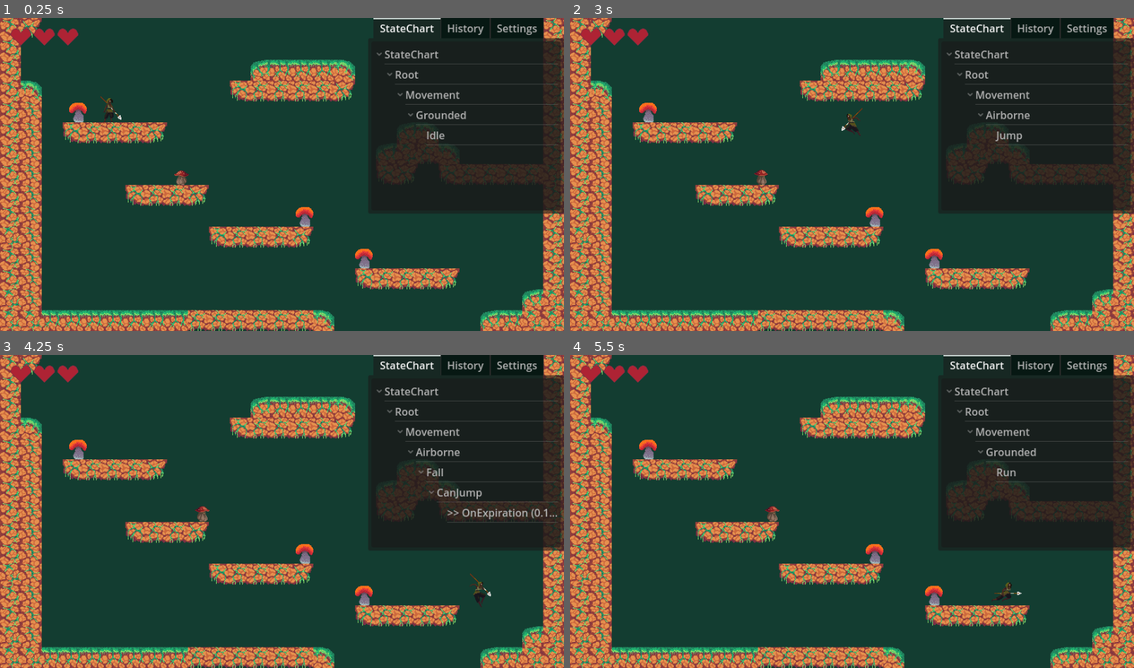
Above: before the commit, frames 1-4 (two rows, left to right).
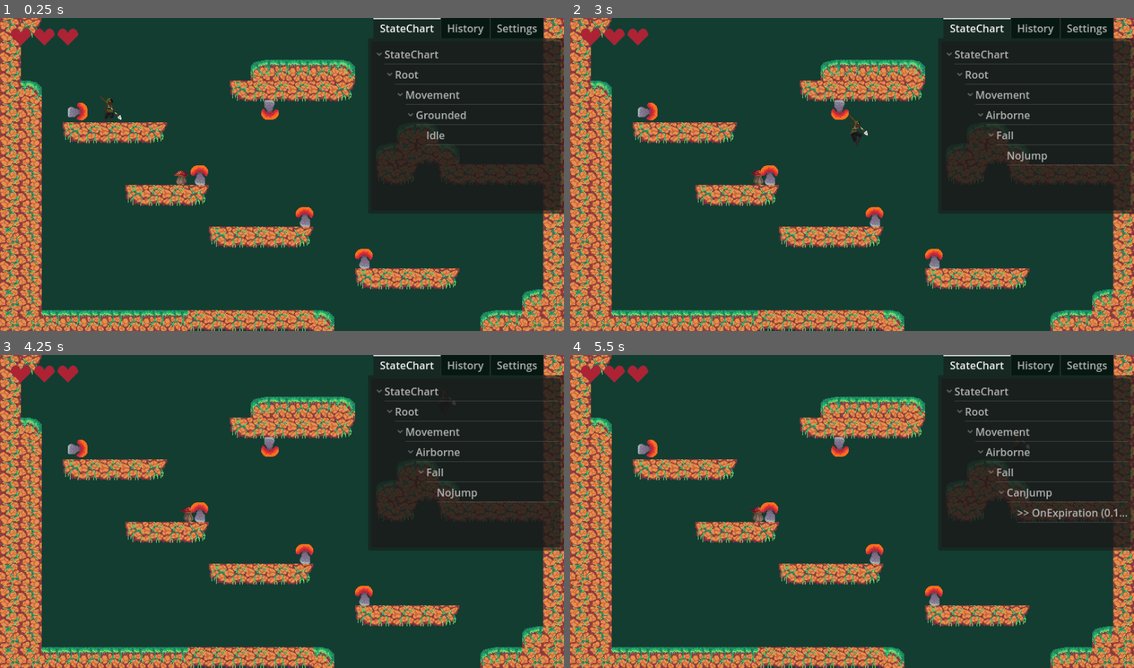
Above: after the commit, the same moments.

Repository: lemilonkh/GameOff23
Game: Godot game, scene res://scenes/main.tscn
Same seed, same stepped clock (60 frames per second), same inputs: the game is played once before the commit and once after it.
Inputs:
- Up to frame 1 (0.25 s): no input
- Up to frame 2 (3 s): tap Enter at 0.5 s; hold K (attack) 0.53-1.28 s; hold Right (move_right) 0.53-2.03 s; tap Space (jump) at 0.77, 1.52 s; tap J (glide) at 1.35 s; hold Left (move_left) 2.03-2.78 s; hold Shift 2.03-2.78 s; hold Right (move_right) from 2.78 s (still down); tap K (attack) at 2.85 s
- Up to frame 3 (4.25 s): keep holding Right (move_right); tap Space (jump) at 3.02, 3.77 s; hold J (glide) from 3.53 s (still down)
- Up to frame 4 (5.5 s): release Right (move_right) at 4.28 s; release J (glide) at 4.28 s; hold Left (move_left) 4.28-5.03 s; tap Shift at 4.35 s; tap Space (jump) at 4.52 s; hold Right (move_right) from 5.03 s (still down); hold K (attack) from 5.03 s (still down)

The runs differ from the first frame. In frame 1, 0.4% of the frame differs, in the area x 12-50%, y 26-54%; in frame 2, 0.9%; in frame 3, 1.1%; in frame 4, 1.2%, in the area x 12-99%, y 26-79%.

Commit message:
Implement shrooms bouncing in different directions

Diff:
--- a/scenes/game.tscn
+++ b/scenes/game.tscn
@@ -169,9 +169,17 @@
 
 [node name="BouncyShroom" parent="." instance=ExtResource("4_2ra6r")]
 position = Vector2(120, 144)
+direction = 3
 
 [node name="BouncyShroom2" parent="." instance=ExtResource("4_2ra6r")]
 position = Vector2(467, 304)
 
 [node name="BouncyShroom3" parent="." instance=ExtResource("4_2ra6r")]
 position = Vector2(558, 368)
+
+[node name="BouncyShroom4" parent="." instance=ExtResource("4_2ra6r")]
+position = Vector2(413, 142)
+direction = 2
+
+[node name="BouncyShroom5" parent="." instance=ExtResource("4_2ra6r")]
+position = Vector2(306, 240)
--- a/scenes/objects/bouncy_shroom.gd
+++ b/scenes/objects/bouncy_shroom.gd
@@ -1,10 +1,29 @@
 extends StaticBody2D
 
+enum Direction {
+	UP,
+	LEFT,
+	DOWN,
+	RIGHT,
+}
+
 @export var bounce_speed := 600.0
+@export var direction: Direction = Direction.UP
 
 @onready var animation_player: AnimationPlayer = $AnimationPlayer
+
+func _ready() -> void:
+	rotation = -direction * PI / 2
 
 func on_collision(collider: Object) -> void:
 	animation_player.play(&"bounce")
 	if collider is CharacterBody2D:
-		collider.velocity.y = -bounce_speed
+		match direction:
+			Direction.UP:
+				collider.velocity.y = -bounce_speed
+			Direction.DOWN:
+				collider.velocity.y = bounce_speed
+			Direction.LEFT:
+				collider.velocity.x = -bounce_speed
+			Direction.RIGHT:
+				collider.velocity.x = bounce_speed
